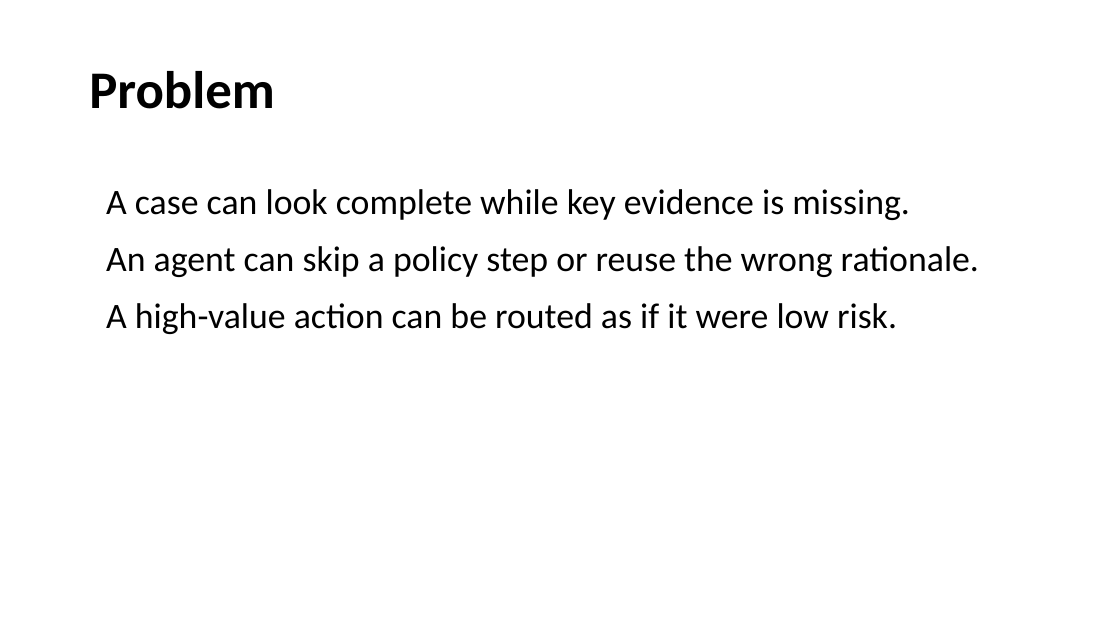
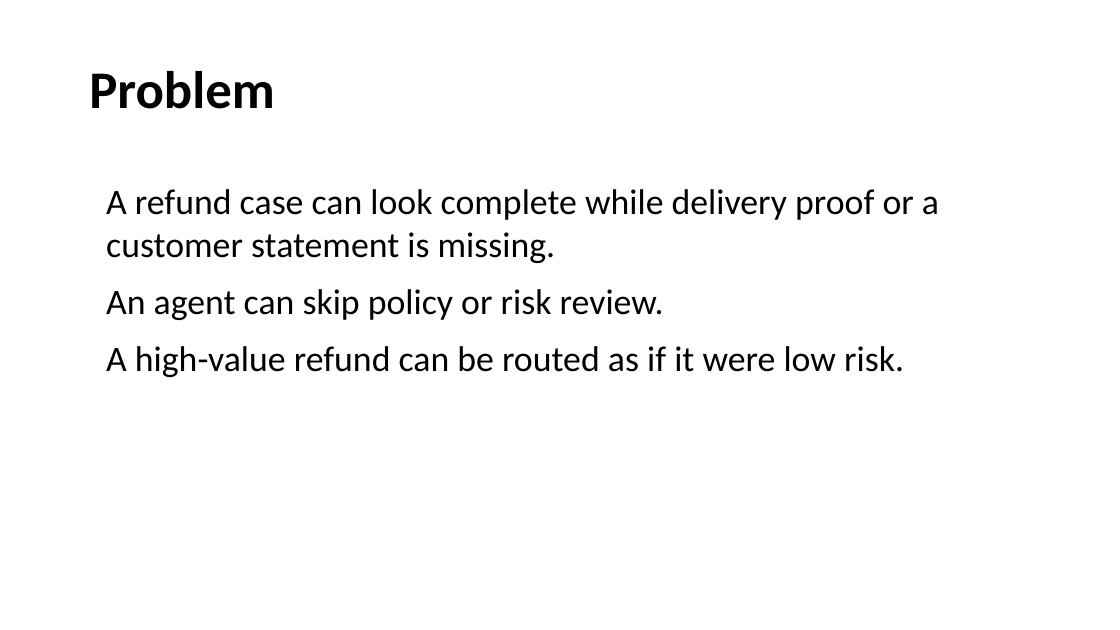
Before and after one commit to Isometric-Architect/caseproof-ai-agenthack, a slide deck: slide 2 of docs/CaseProof_AI_AgentHack_Deck_Draft.pptx. Drawn at 1120x630 pixels with LibreOffice and Linux fonts; fonts in the diff are those of the drawing. Boxes give left, top, right and bottom in pixels: in the first picture for what was removed or moved away, otherwise in the second. Text is boxed around its words. In the diff, an @@ line names an element or a change of style, - is before the commit and + after.

Commit message:
Sharpen Maestro refund case scenario

```diff
--- a/docs/CaseProof_AI_AgentHack_Deck_Draft.pptx
+++ b/docs/CaseProof_AI_AgentHack_Deck_Draft.pptx
@@ text at (106, 189, 939, 377): text changed @@
-A case can look complete while key evidence is missing.
-An agent can skip a policy step or reuse the wrong rationale.
-A high-value action can be routed as if it were low risk.
+A refund case can look complete while delivery proof or a customer statement is missing.
+An agent can skip policy or risk review.
+A high-value refund can be routed as if it were low risk.
```
Also in this commit, not shown: 3 other slides changed, 38 other files.
